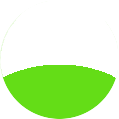
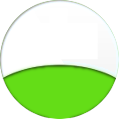
Layer changes from the first 119×119 image to the second:
added layer "watch_face.xcf" above "watch_face.png" over box(0, 0, 119, 119)
painted on "watch_face.png" over box(0, 0, 119, 78)
